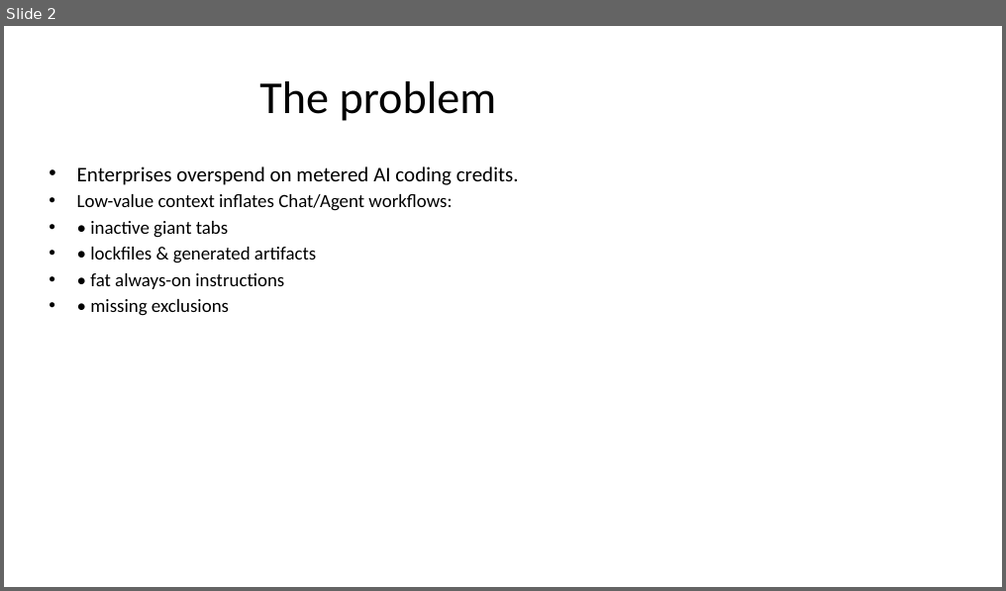
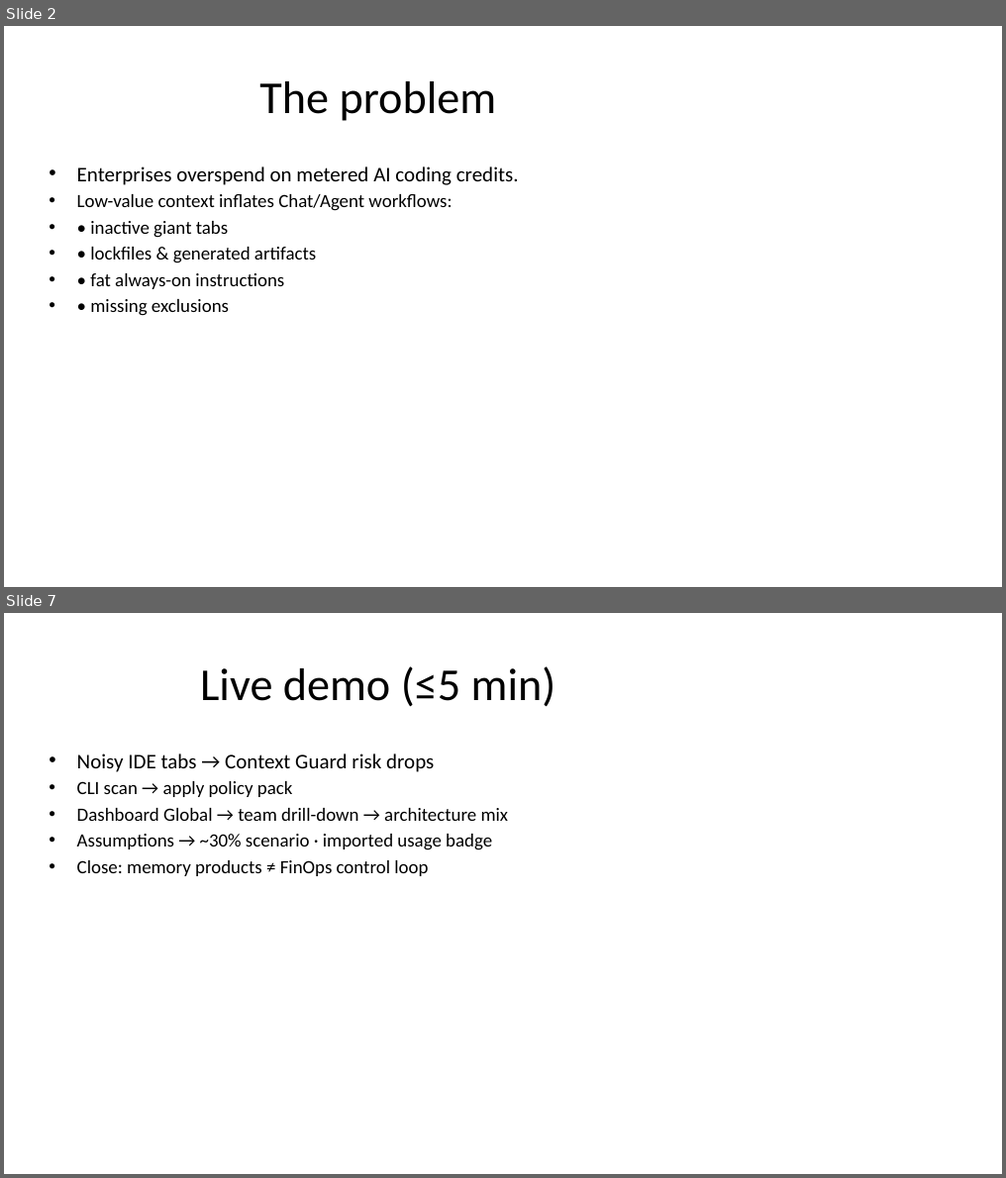
Before and after one commit to JordyNicholas/TokenForge, a slide deck: docs/pitch/TokenForge-Pitch.pptx. Shown one above the other, each under a label of ours: slide 2 before the commit, slides 2 and 7 after it; the slides between them are not shown. The pictures are 1006x591 and 1006x1178 pixels, drawn with LibreOffice and Linux fonts; fonts in the diff are those of the drawing. Boxes give left, top, right and bottom in pixels: in the first picture for what was removed or moved away, otherwise in the second. Text is boxed around its words. In the diff, an @@ line names an element or a change of style, - is before the commit and + after.

```diff
--- a/docs/pitch/TokenForge-Pitch.pptx
+++ b/docs/pitch/TokenForge-Pitch.pptx
@@ slide 7 added at bbox=[4, 613, 1002, 1174], background #FFFFFF @@
@@ title added at bbox=[200, 666, 556, 707], 44 pt, text #000000 @@
+Live demo (≤5 min)
@@ text added at bbox=[77, 754, 509, 876], 18 pt, text #000000 @@
+• Noisy IDE tabs → Context Guard risk drops
+• CLI scan → apply policy pack
+• Dashboard Global → team drill-down → architecture mix
+• Assumptions → ~30% scenario · imported usage badge
+• Close: memory products ≠ FinOps control loop
```
Also in this commit, not shown: 6 slides changed, 1 other slide added, 2 slides removed, 5 other files.
